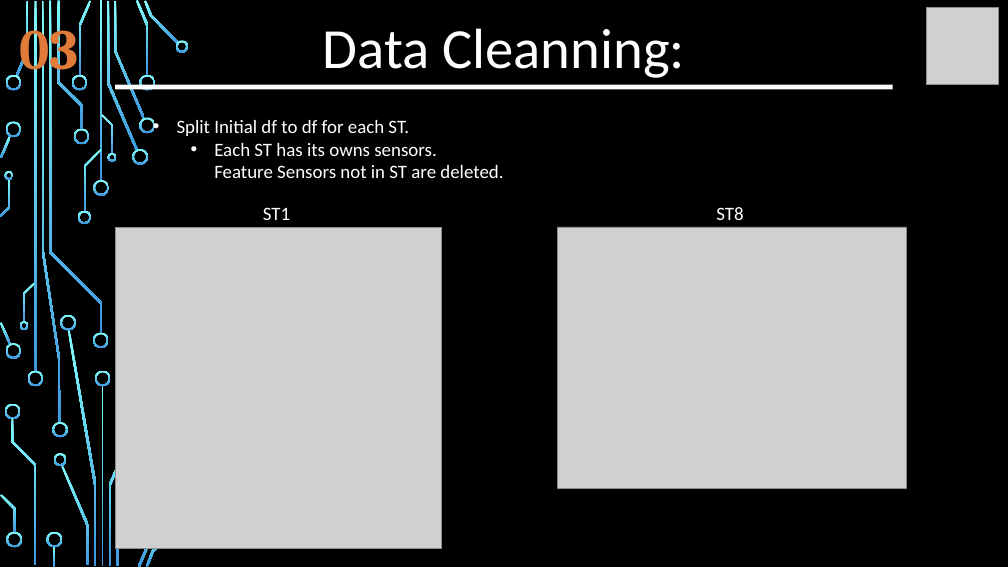
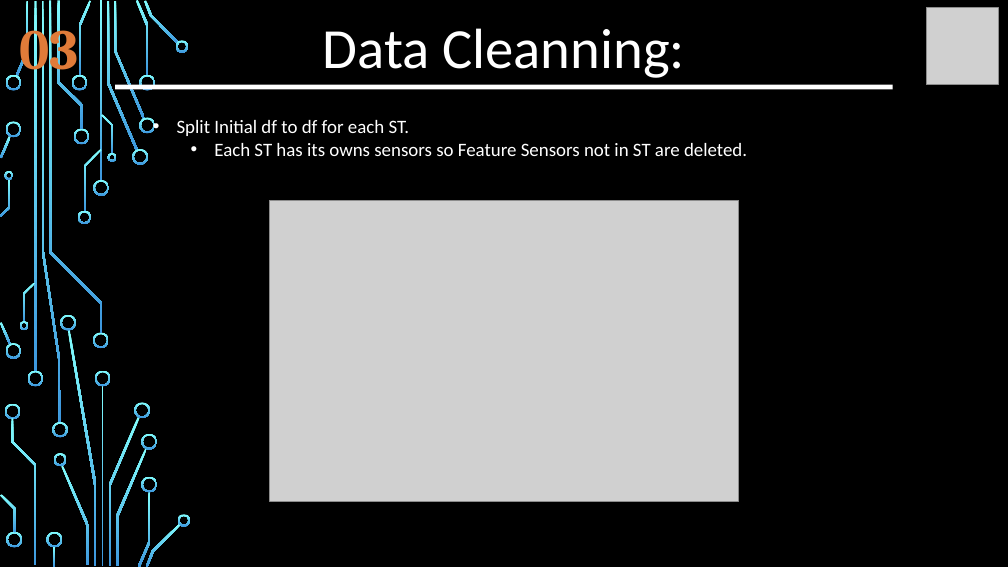
Before and after one commit to auli13/project-ds-end-to-end-v2, a slide deck: slide 5 of FPM.pptx (slide 6 before the commit). Drawn at 1008x567 pixels with LibreOffice and Linux fonts; fonts in the diff are those of the drawing; grey boxes stand for pictures; background and template pictures are left out. Boxes give left, top, right and bottom in pixels: in the first picture for what was removed or moved away, otherwise in the second. Text is boxed around its words. In the diff, an @@ line names an element or a change of style, - is before the commit and + after.

```diff
--- a/FPM.pptx
+++ b/FPM.pptx
@@ text at (214,143,747,156): text changed @@
-  • Each ST has its owns sensors.
-    Feature Sensors not in ST are deleted.
+  • Each ST has its owns sensors so Feature Sensors not in ST are deleted.
@@ text removed at (263,207,290,220) @@
-ST1
@@ picture added at (269,200,739,501) @@
@@ text removed at (716,207,743,220) @@
-ST8
@@ picture removed at (115,227,441,548) @@
@@ picture removed at (557,227,906,488) @@
@@ group added at (135,402,191,526): 4 freeform shapes @@
```
Also in this commit, not shown: 8 other slides changed, 3 slides added, 2 slides removed, 3 other files.
